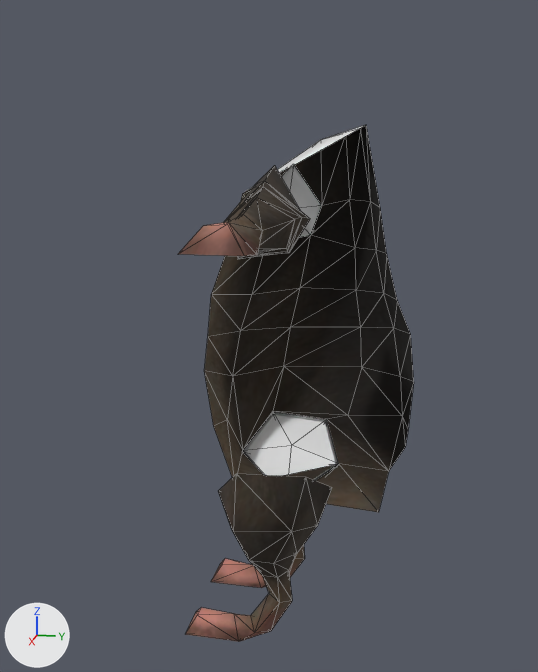
Renders of the glTF model Assets/Models/Gibs/Gibs.glb from each side of a commit.
The view is the same before and after, from a 50 mm camera at (1.99, 0.378, 1.335) aimed at (-0.008, -0.022, 0.836). Lighting does not change. The marker at lower left points along +X, +Y and +Z. The picture after the commit comes second. Mesh edges are drawn as thin lines. Where no turn or scale is listed for an object, it has been applied to the vertices. Vertices at exactly the same position are counted once.

Objects in the first picture: 'Arm_GibL', 'Leg_GibL', 'Leg_GibR', 'Torso_Gib' and 1 more.
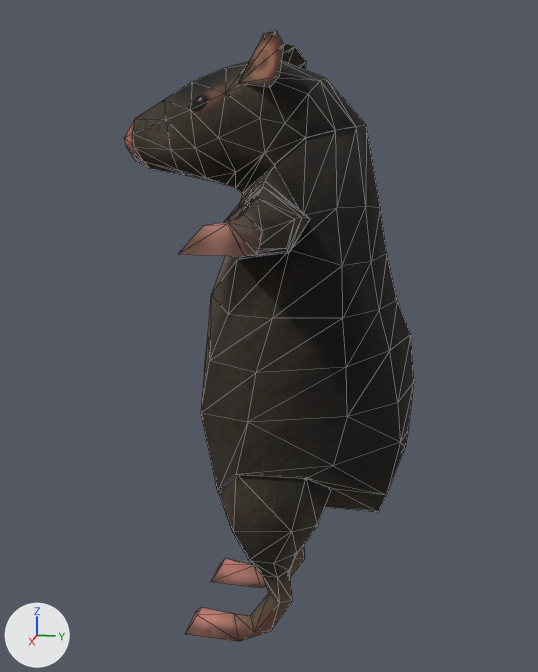
Changed parts and their boxes [x1, y1, x2, y2] in the pictures (538 x 672 px):
'Torso_Gib', reshaped
    before: [204, 125, 414, 512]
    after: [201, 125, 414, 512]
'Head_Gib', added
    after: [124, 30, 366, 193]
    faces in mat_funnyrat_001: [124, 30, 366, 193]
part 1 of me_funnyrat_003, added
    after: [201, 125, 414, 512]

Patch to the scene script:
```diff
--- a/Assets/Models/Gibs/Gibs.glb.py
+++ b/Assets/Models/Gibs/Gibs.glb.py
@@ me_funnyrat_003 @@
 # used by ob_torso_gib; location = (0.0, 0.0, 0.0)
-me_funnyrat_003.from_pydata(...)  # 53 vertices, 86 faces; spans x -0.257..0.0, y -0.21..0.383, z 0.332..1.405
+me_funnyrat_003.from_pydata(...)  # 89 vertices, 172 faces; spans x -0.257..0.257, y -0.21..0.383, z 0.332..1.405
+# me_funnyrat_003 part 1
+# 36 vertices are added at x 0.02..0.257, y -0.17..0.355, z 0.34..1.398
+# 71 new faces join them, mat_funnyrat_001
+# 15 new faces join them, mat_flesh (its picture is missing)
 me_funnyrat_003.materials.append(mat_funnyrat_001)
@@ me_funnyrat_001 @@
+me_funnyrat_001.from_pydata(...)  # 75 vertices, 146 faces; spans x -0.175..0.187, y -0.421..0.233, z 1.229..1.618
+# faces by material slot: [138, 8]
+me_funnyrat_001.materials.append(mat_funnyrat_001)
+me_funnyrat_001.materials.append(mat_flesh)  # its picture is missing
@@ ob_head_gib @@
+ob_head_gib = bpy.data.objects.new('Head_Gib', me_funnyrat_001)
+ob_head_gib.location = (0.0, 0.0, 0.0)
```
